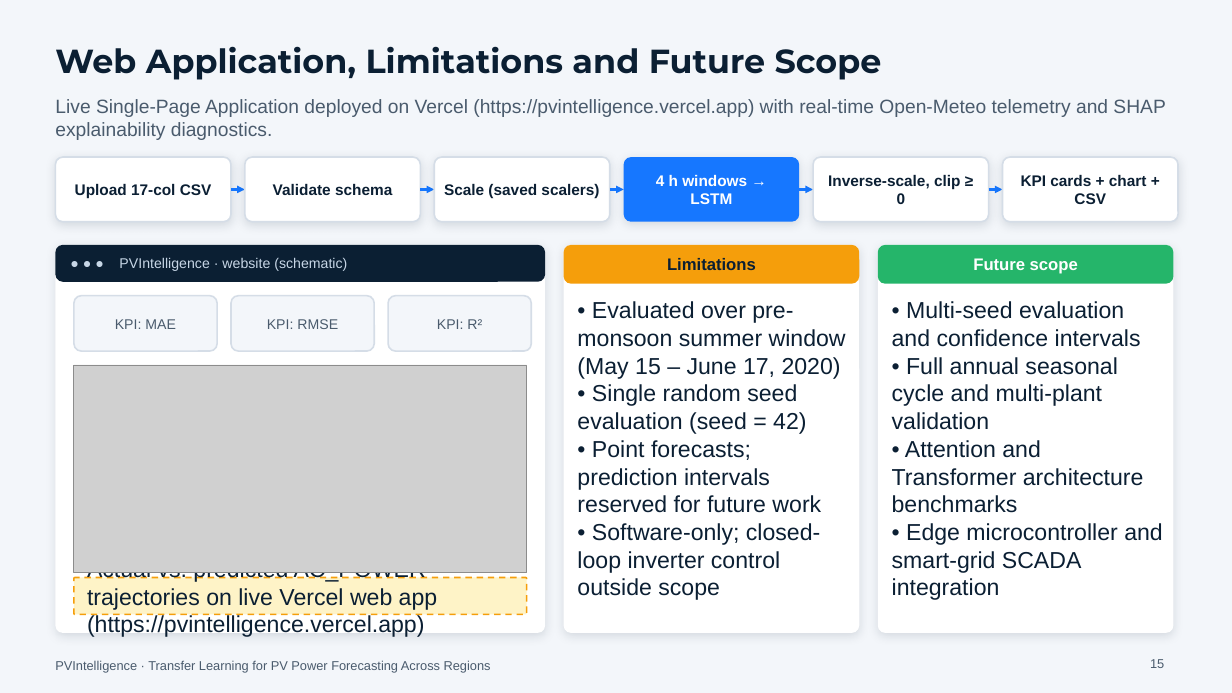
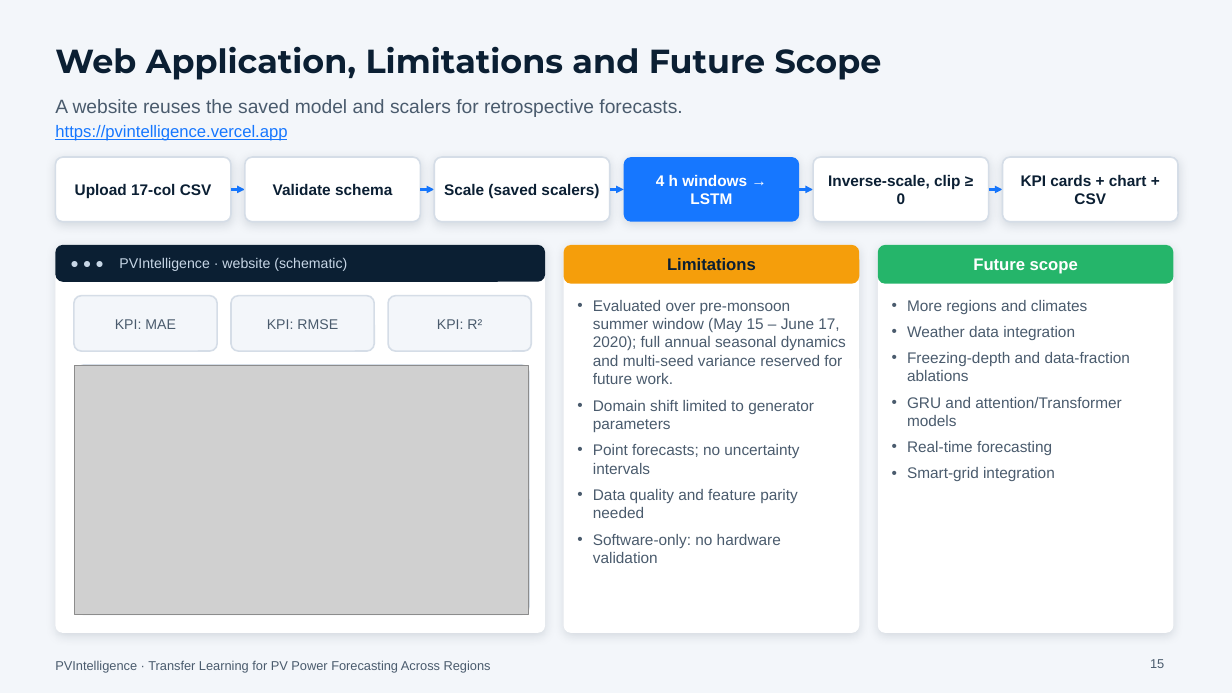
Before and after one commit to wvpssriraj10/PVIntelligence, a slide deck: slide 15 of PVIntelligence_Research_Defence.pptx. Drawn at 1232x693 pixels with LibreOffice and Linux fonts; fonts in the diff are those of the drawing; grey boxes stand for pictures. Boxes give left, top, right and bottom in pixels: in the first picture for what was removed or moved away, otherwise in the second. Text is boxed around its words. In the diff, an @@ line names an element or a change of style, - is before the commit and + after.

```diff
--- a/PVIntelligence_Research_Defence.pptx
+++ b/PVIntelligence_Research_Defence.pptx
@@ text at (55,99,682,141): text changed @@
-Live Single-Page Application deployed on Vercel (https://pvintelligence.vercel.app) with real-time Open-Meteo telemetry and SHAP explainability diagnostics.
+A website reuses the saved model and scalers for retrospective forecasts.
+https://pvintelligence.vercel.app
@@ text at (593,300,846,563): text changed; size 18 to 12 pt; text colour #0B1F33 to #4A5B6D @@
-• Evaluated over pre-monsoon summer window (May 15 – June 17, 2020)
-• Single random seed evaluation (seed = 42)
-• Point forecasts; prediction intervals reserved for future work
-• Software-only; closed-loop inverter control outside scope
+• Evaluated over pre-monsoon summer window (May 15 – June 17, 2020); full annual seasonal dynamics and multi-seed variance reserved for future work.
+• Domain shift limited to generator parameters
+• Point forecasts; no uncertainty intervals
+• Data quality and feature parity needed
+• Software-only: no hardware validation
@@ text at (907,300,1130,481): text changed; size 18 to 12 pt; text colour #0B1F33 to #4A5B6D @@
-• Multi-seed evaluation and confidence intervals
-• Full annual seasonal cycle and multi-plant validation
-• Attention and Transformer architecture benchmarks
-• Edge microcontroller and smart-grid SCADA integration
+• More regions and climates
+• Weather data integration
+• Freezing-depth and data-fraction ablations
+• GRU and attention/Transformer models
+• Real-time forecasting
+• Smart-grid integration
@@ picture: place and size @@
-picture at (74,365,527,573)
+picture at (74,366,529,615)
@@ rounded rectangle: place and size @@
-rounded rectangle at (74,578,527,615)
+rounded rectangle at (76,365,529,615)
@@ rounded rectangle at (76,365,529,615): fill #FEF3C7 to #F3F6FA; outline #F59E0B 1.25 pt dashed to #D5DDE7 1.25 pt @@
@@ text in rounded rectangle at (87,572,438,637): text removed @@
-Actual vs. predicted AC_POWER trajectories on live Vercel web app (https://pvintelligence.vercel.app)
```
Also in this commit, not shown: 9 other slides changed, 3 other files.
